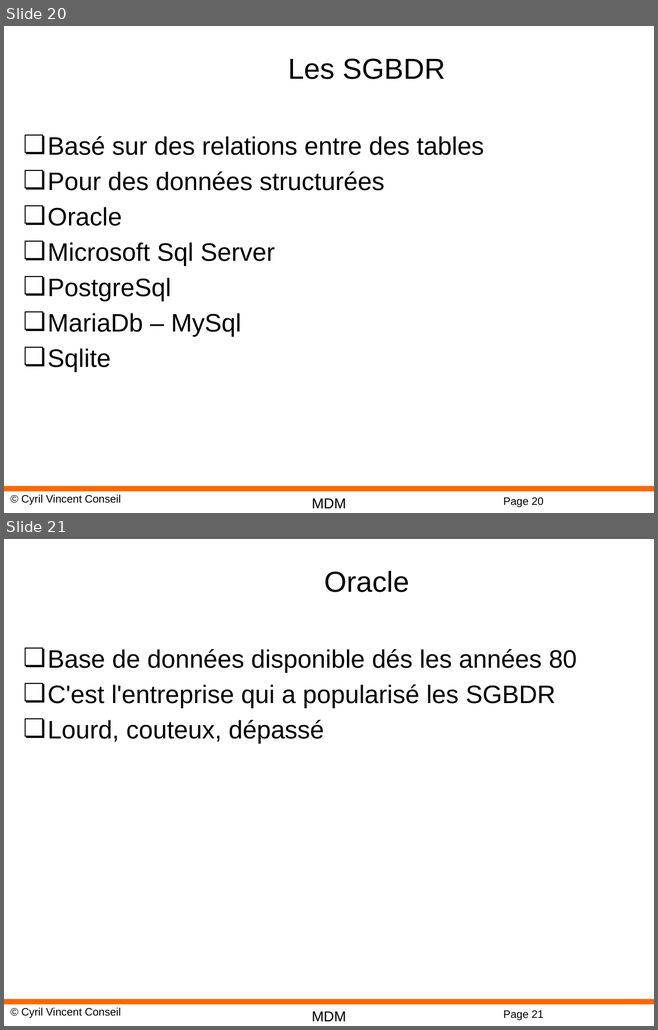
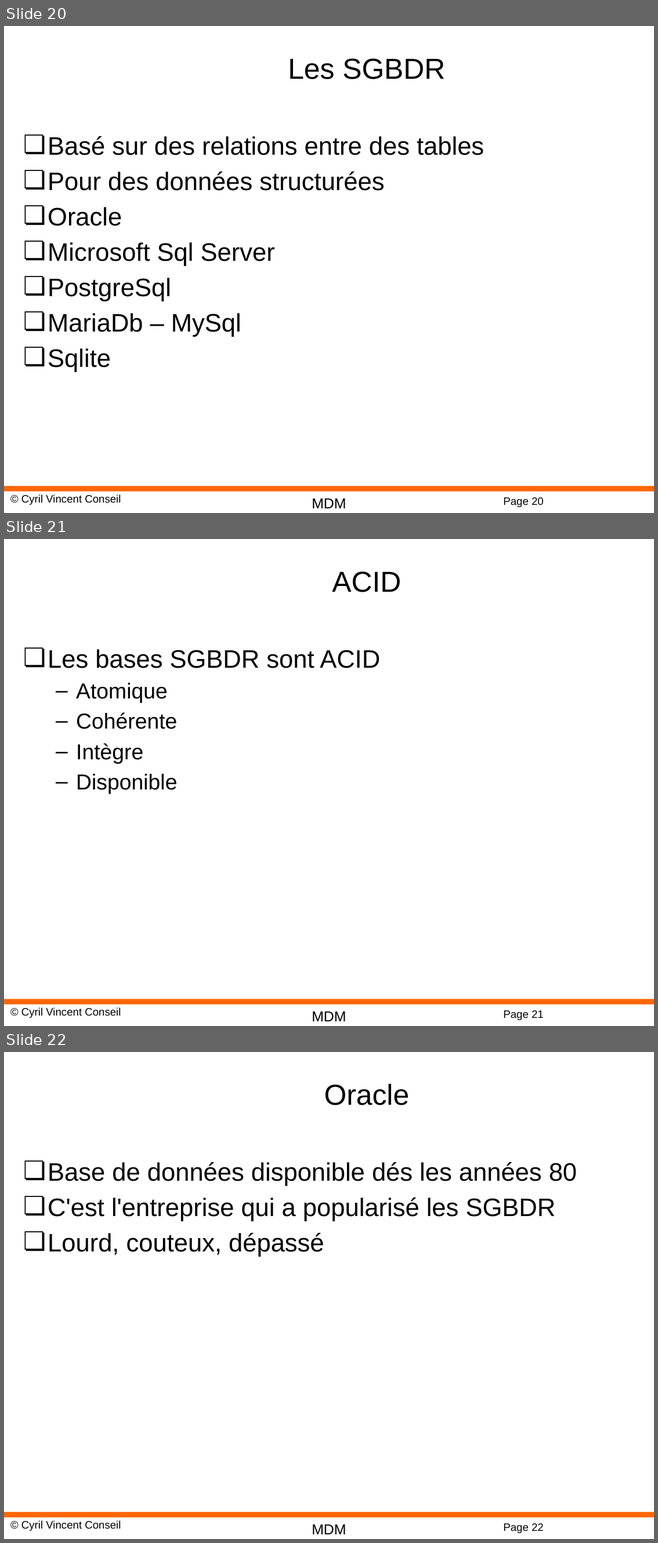
Before and after one commit to cyrilvincent/mdm, a slide deck: DM06-Storage.pptx. Shown one above the other, each under a label of ours: slides 20 and 21 before the commit, slides 20, 21 and 22 after it. The pictures are 658x1030 and 658x1543 pixels, drawn with LibreOffice and Linux fonts; fonts in the diff are those of the drawing; background and template pictures are left out. Boxes give left, top, right and bottom in pixels: in the first picture for what was removed or moved away, otherwise in the second. Text is boxed around its words. In the diff, an @@ line names an element or a change of style, - is before the commit and + after.

```diff
--- a/DM06-Storage.pptx
+++ b/DM06-Storage.pptx
@@ slide 21 added at box(4, 539, 654, 1026), background #FFFFFF; not listed: 4 template elements that a slide beside it also shows @@
@@ title added at box(332, 571, 401, 592), 32 pt, text #000000 @@
+ACID
@@ text added at box(48, 649, 380, 794), 24 pt, text #000000 @@
+❏ Les bases SGBDR sont ACID
+  – Atomique
+  – Cohérente
+  – Intègre
+  – Disponible
@@ what was slide 21 is now slide 22 @@
@@ page number at box(503, 1524, 543, 1533): text changed @@
-Page 21
+Page 22
```
Also in this commit, not shown: 18 other files.
